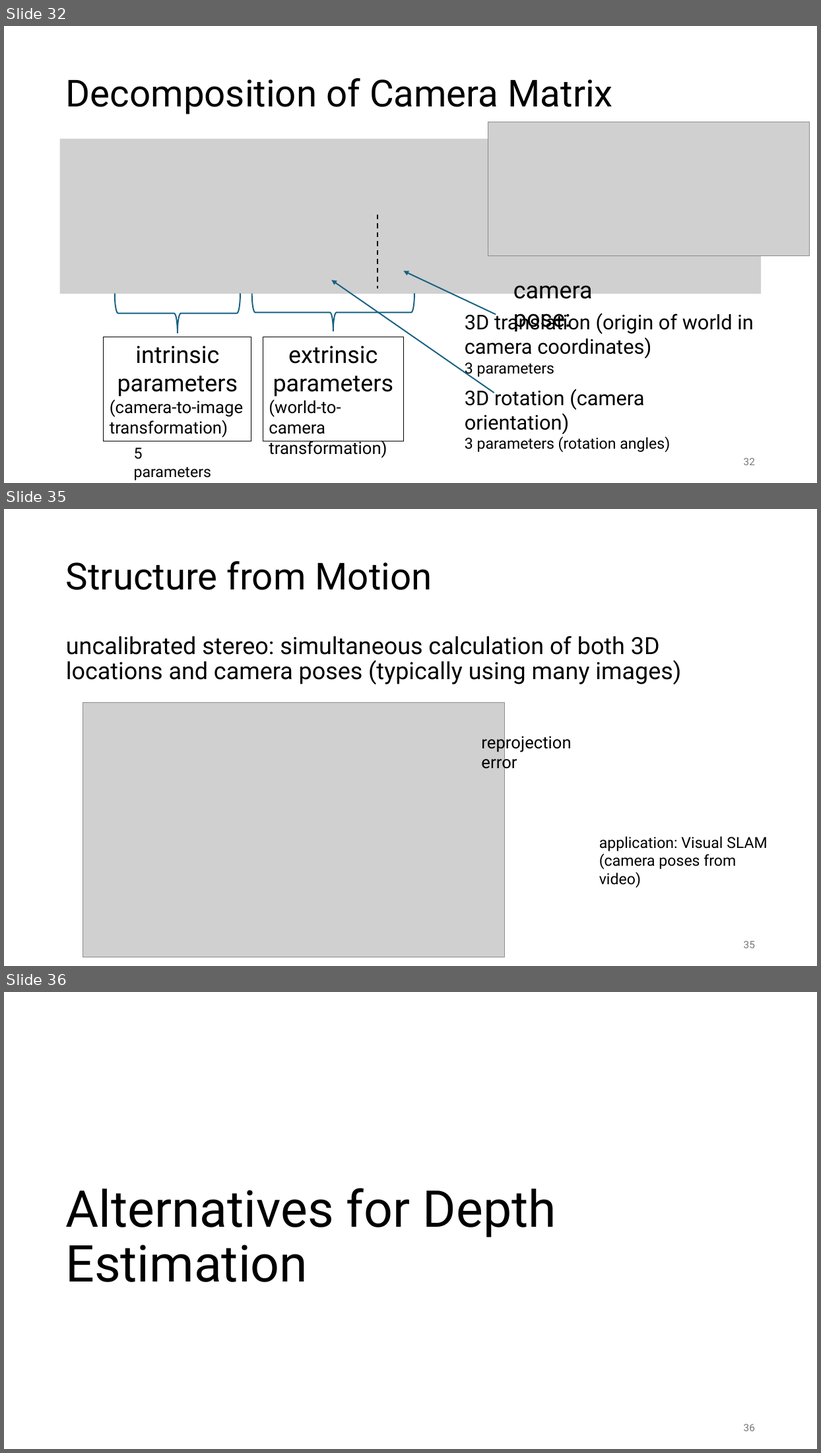
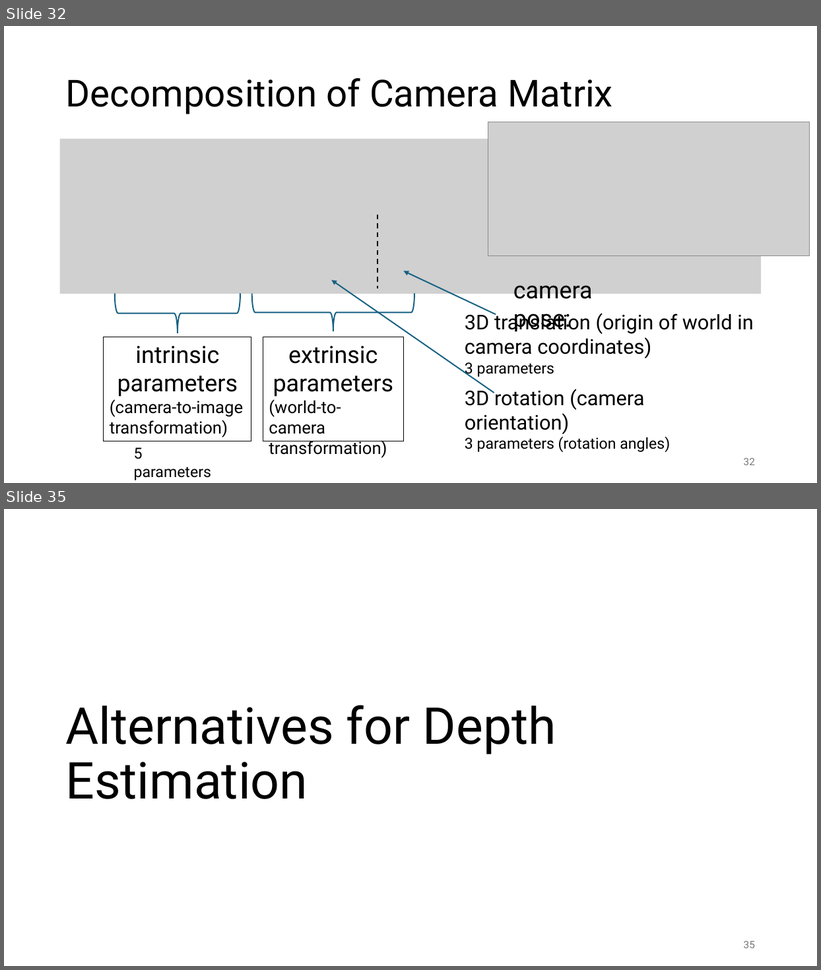
Before and after one commit to FelixWick/computer_vision, a slide deck: slides/3_projective_geometry.pptx. Shown one above the other, each under a label of ours: slides 32, 35 and 36 before the commit, slides 32 and 35 after it; the slides between them are not shown. The pictures are 821x1453 and 821x970 pixels, drawn with LibreOffice and Linux fonts; fonts in the diff are those of the drawing; grey boxes stand for pictures. Boxes give left, top, right and bottom in pixels: in the first picture for what was removed or moved away, otherwise in the second. Text is boxed around its words. In the diff, an @@ line names an element or a change of style, - is before the commit and + after.

Commit message:
more on camera calibration

```diff
--- a/slides/3_projective_geometry.pptx
+++ b/slides/3_projective_geometry.pptx
@@ slide 35 removed at [4,509,817,966], background #FFFFFF @@
@@ title removed at [66,561,432,590] @@
-Structure from Motion
@@ text removed at [66,636,681,685] @@
-uncalibrated stereo: simultaneous calculation of both 3D locations and camera poses (typically using many images)
@@ picture removed at [83,703,505,957] @@
@@ text removed at [481,733,571,773] @@
-reprojection error
@@ text removed at [599,836,768,888] @@
-application: Visual SLAM (camera poses from video)
@@ page number removed at [744,941,755,949] @@
-35
@@ what was slide 36 is now slide 35 @@
```
Also in this commit, not shown: 2 slides changed, 1 slide added, 1 other slide removed, 1 other file.
